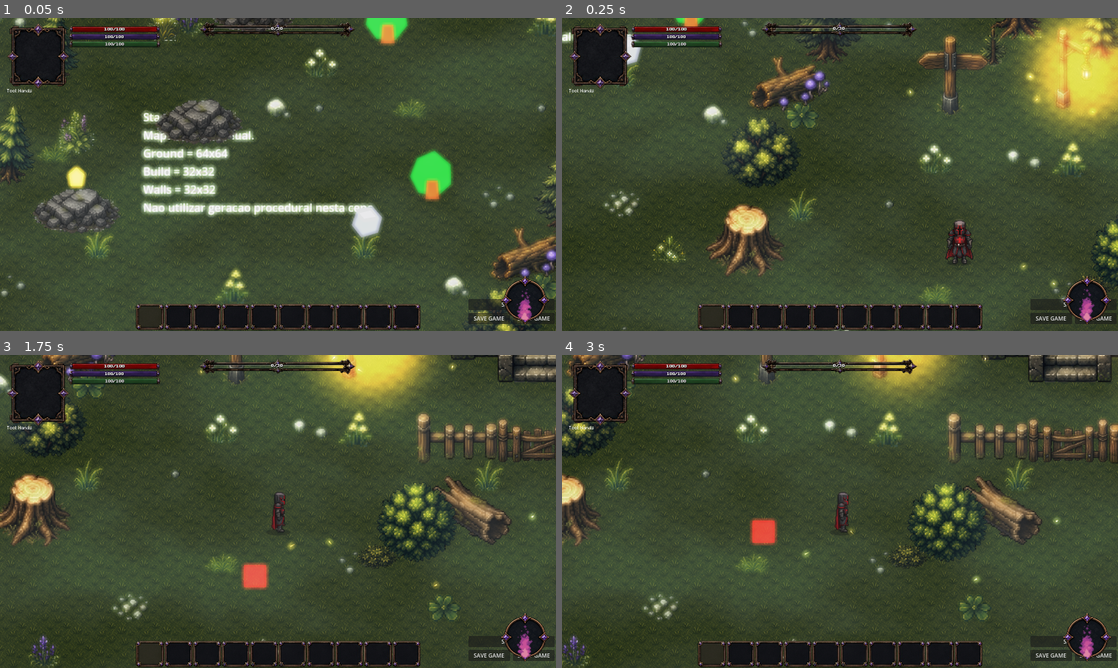
Above: before the commit, frames 1-4 (two rows, left to right).
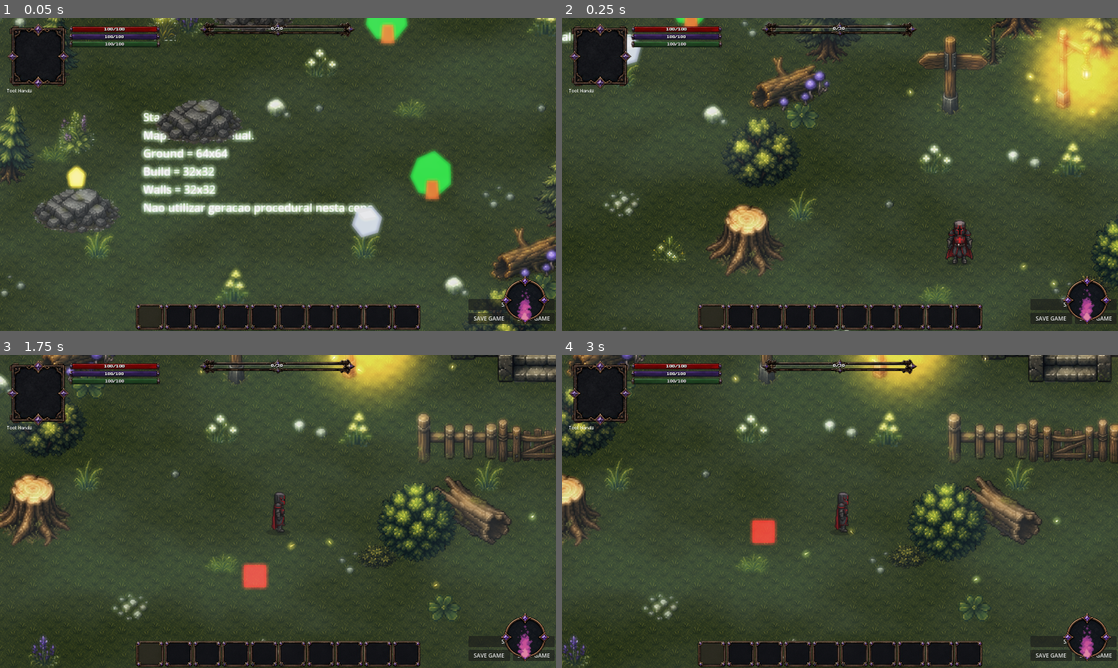
Above: after the commit, the same moments.

Repository: ramonsamagaio/Oathwake-Main
Game: Godot game, scene res://scenes/game/Game.tscn
Same seed, same stepped clock (60 frames per second), same inputs: the game is played once before the commit and once after it. This scene is started directly instead of the project's main scene.
Inputs (mouse positions are in pixels of both pictures, inside the frame that each line leads up to):
- Up to frame 1 (0.05 s): no input
- Up to frame 2 (0.25 s): no input
- Up to frame 3 (1.75 s): tap Enter at 0.5 s; move the mouse to (400, 495) at 0.52 s; hold D 0.53-1.25 s; tap B at 0.6 s; click (400, 495) at 0.67 s; tap Space at 0.77 s; drag from (166, 527) to (250, 574) at 1.27 s
- Up to frame 4 (3 s): move the mouse to (895, 442) at 2.02 s; hold D 2.03-2.75 s; tap 2 at 2.1 s; drag from (812, 574) to (673, 464) at 2.77 s

The runs differ from the first frame. In frame 2, less than 0.1% of the frame differs, in the area x 31-33%, y 60-62%; in frame 3, 1.5%, in the area x 56-78%, y 0-15%; in frame 4, 0.6%.

Commit message:
Let world lights respond to day night cycle

Diff:
--- a/scripts/world/DayNightCycle.gd
+++ b/scripts/world/DayNightCycle.gd
@@ -1,7 +1,7 @@
 extends Node
 
 @export var cycle_duration_seconds: float = 120.0
-@export var day_color: Color = Color(1.0, 1.0, 1.0, 1.0)
+@export var day_color: Color = Color(0.95, 0.965, 0.98, 1.0)
 @export var night_color: Color = Color(0.28, 0.34, 0.55, 1.0)
 @export var canvas_modulate_path: NodePath = "../WorldTint"
 @export var state_label_path: NodePath = "../UI/DayNightLabel"
@@ -13,6 +13,7 @@
 
 
 func _ready() -> void:
+	add_to_group("day_night_cycle")
 	setup({})
 	_update_day_night_visuals()
 
@@ -27,12 +28,16 @@
 
 
 func _process(delta: float) -> void:
-	time_of_day = fposmod(time_of_day + (delta / cycle_duration_seconds), 1.0)
+	time_of_day = fposmod(time_of_day + (delta / maxf(cycle_duration_seconds, 0.001)), 1.0)
 	_update_day_night_visuals()
 
 
 func is_day() -> bool:
 	return time_of_day < 0.5
+
+
+func get_night_strength() -> float:
+	return _get_night_strength()
 
 
 func _update_day_night_visuals() -> void:
@@ -41,6 +46,9 @@
 		canvas_modulate.color = day_color.lerp(night_color, night_strength)
 	if state_label != null:
 		state_label.text = "Day" if is_day() else "Night"
+	for emitter in get_tree().get_nodes_in_group("world_light_emitter"):
+		if emitter != null and emitter.has_method("set_day_night_strength"):
+			emitter.call("set_day_night_strength", night_strength)
 
 
 func _get_night_strength() -> float:
